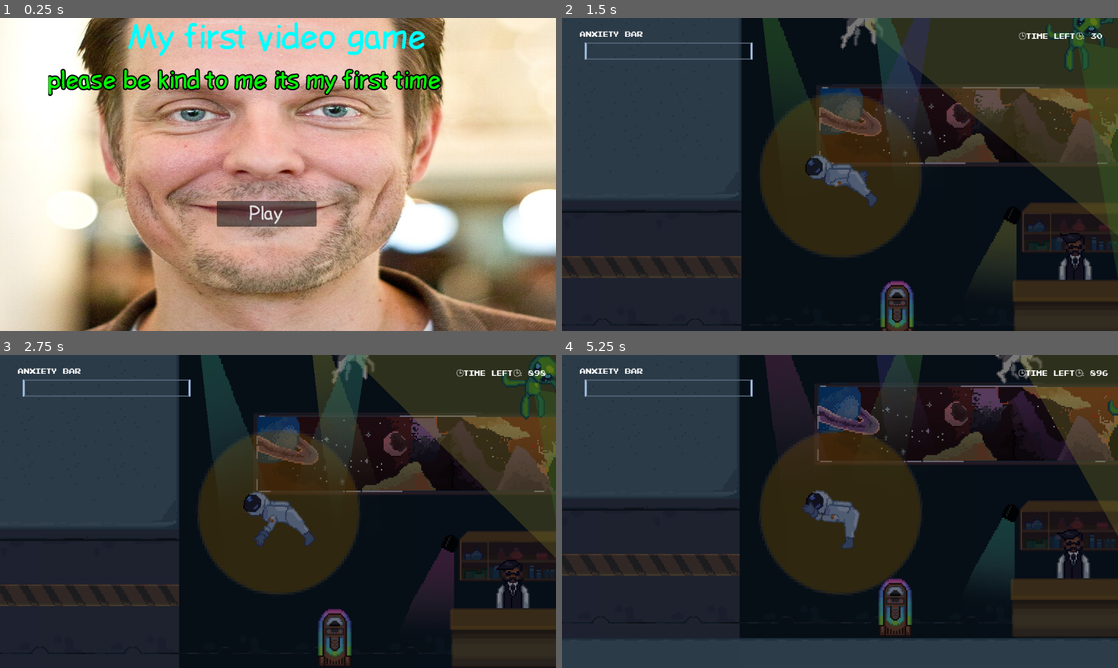
Above: before the commit, frames 1-4 (two rows, left to right).
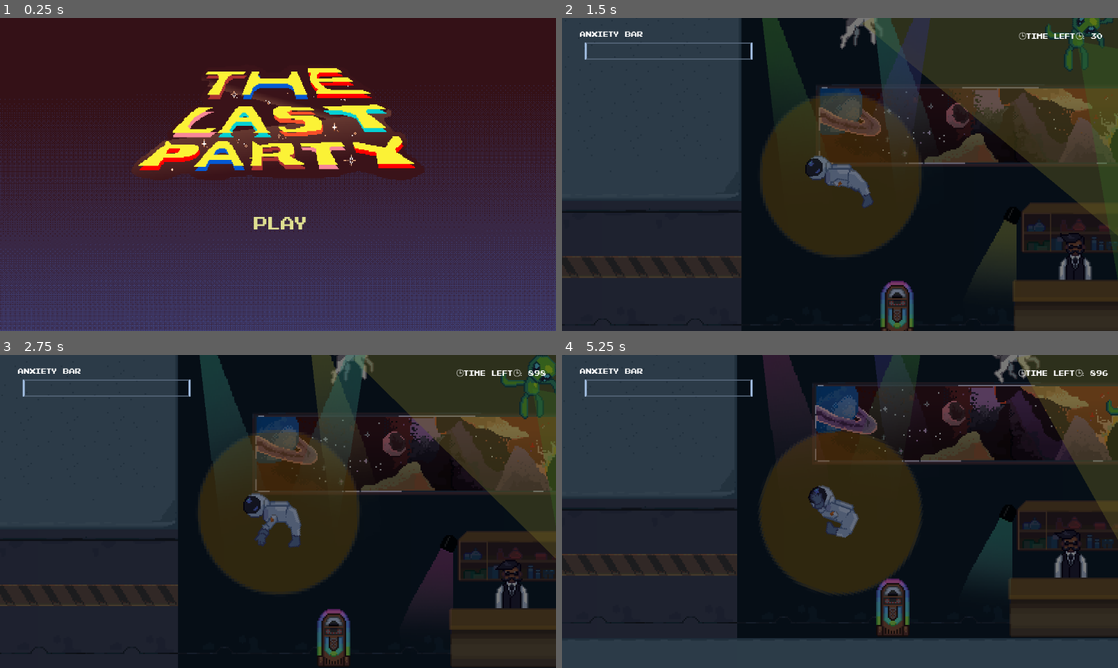
Above: after the commit, the same moments.

Repository: PiotrusWatson/last_party
Game: Godot game, scene res://worlds/main_menu.tscn
The game is run twice, just before and just after one commit, with the same random seed, the same clock (stepped at 60 frames per second) and the same inputs. This scene is started directly instead of the project's main scene.
Inputs (mouse positions are in pixels of both pictures, inside the frame that each line leads up to):
- Up to frame 1 (0.25 s): no input
- Up to frame 2 (1.5 s): click "Play" at 0.5 s; move the mouse to (962, 158) at 1.27 s; press the mouse at (962, 158) at 1.28 s
- Up to frame 3 (2.75 s): move the mouse to (166, 527) at 2.02 s; release the mouse at (166, 527) at 2.03 s; tap E (Interact) at 2.1 s
- Up to frame 4 (5.25 s): move the mouse to (895, 442) at 2.77 s; press the mouse at (895, 442) at 2.78 s; move the mouse to (812, 574) at 3.52 s; release the mouse at (812, 574) at 3.53 s; tap E (Interact) at 3.6, 5.1 s; move the mouse to (1006, 558) at 4.27 s; press the mouse at (1006, 558) at 4.28 s; move the mouse to (673, 464) at 5.02 s; release the mouse at (673, 464) at 5.03 s

The runs differ from the first frame. In frame 1, 99% of the frame differs, in the area x 0-100%, y 0-100%; in frame 2, 0.6%; in frame 3, 2.3%; in frame 4, 4.7%.

Commit message:
UI ready

Diff:
--- a/worlds/loss_screen.tscn
+++ b/worlds/loss_screen.tscn
@@ -1,14 +1,35 @@
-[gd_scene load_steps=5 format=3 uid="uid://cjcgdm6yxg63q"]
+[gd_scene load_steps=19 format=3 uid="uid://cjcgdm6yxg63q"]
 
 [ext_resource type="Theme" uid="uid://bmbeei5krtm0i" path="res://UI/placeholder_UI.tres" id="1_b1byf"]
-[ext_resource type="Texture2D" uid="uid://bf01mbjlhf7kb" path="res://sprites/placeholder/Sam_Lake-MichaelFörtsch.jpg" id="1_sdea4"]
 [ext_resource type="Script" path="res://worlds/menu.gd" id="2_p5lr4"]
+[ext_resource type="Texture2D" uid="uid://bmlf5oryjiluv" path="res://UI/MainMenuBG.png" id="3_63drj"]
+[ext_resource type="FontFile" uid="uid://b5bnvck7qd1tf" path="res://prefabs/partygoer/Pixel NES.otf" id="4_k78cg"]
+[ext_resource type="FontFile" uid="uid://d4nirmpkhfngg" path="res://UI/Fonts/pixel/Pixel NES.otf" id="5_f213s"]
+[ext_resource type="AudioStream" uid="uid://q5vgjiybmydh" path="res://Audio/sussy ambience.mp3" id="6_l54e3"]
 
-[sub_resource type="CanvasTexture" id="CanvasTexture_yi5n6"]
-diffuse_texture = ExtResource("1_sdea4")
-normal_texture = ExtResource("1_sdea4")
-specular_texture = ExtResource("1_sdea4")
-specular_color = Color(0.203922, 1, 1, 1)
+[sub_resource type="Theme" id="Theme_cc17t"]
+
+[sub_resource type="StyleBoxEmpty" id="StyleBoxEmpty_chmol"]
+
+[sub_resource type="StyleBoxEmpty" id="StyleBoxEmpty_ilmti"]
+
+[sub_resource type="StyleBoxEmpty" id="StyleBoxEmpty_baw6x"]
+
+[sub_resource type="StyleBoxEmpty" id="StyleBoxEmpty_fjqwl"]
+
+[sub_resource type="StyleBoxEmpty" id="StyleBoxEmpty_14a4m"]
+
+[sub_resource type="StyleBoxEmpty" id="StyleBoxEmpty_jo2tm"]
+
+[sub_resource type="StyleBoxEmpty" id="StyleBoxEmpty_4ysg3"]
+
+[sub_resource type="StyleBoxEmpty" id="StyleBoxEmpty_oarws"]
+
+[sub_resource type="StyleBoxEmpty" id="StyleBoxEmpty_anyhh"]
+
+[sub_resource type="StyleBoxEmpty" id="StyleBoxEmpty_nx42d"]
+
+[sub_resource type="StyleBoxEmpty" id="StyleBoxEmpty_c3rej"]
 
 [node name="LossScreen" type="Control"]
 layout_mode = 3
@@ -21,40 +42,45 @@
 script = ExtResource("2_p5lr4")
 
 [node name="TextureRect" type="TextureRect" parent="."]
+modulate = Color(0.270222, 0.270222, 0.270222, 1)
 layout_mode = 1
 anchors_preset = 15
 anchor_right = 1.0
 anchor_bottom = 1.0
 grow_horizontal = 2
 grow_vertical = 2
-texture = SubResource("CanvasTexture_yi5n6")
+texture = ExtResource("3_63drj")
 
 [node name="Title" type="Label" parent="."]
 layout_mode = 1
 anchors_preset = 5
 anchor_left = 0.5
 anchor_right = 0.5
-offset_left = -175.0
-offset_right = 175.0
-offset_bottom = 82.0
+offset_left = -193.0
+offset_top = 132.0
+offset_right = 231.0
+offset_bottom = 215.0
 grow_horizontal = 2
 theme = ExtResource("1_b1byf")
+theme_override_colors/font_color = Color(0.873448, 0.322225, 0.328327, 1)
+theme_override_fonts/font = ExtResource("4_k78cg")
 text = "Uh oh..........."
 
 [node name="Description" type="RichTextLabel" parent="."]
 layout_mode = 1
-anchors_preset = 4
-anchor_top = 0.5
-anchor_bottom = 0.5
-offset_left = 100.0
-offset_top = -224.0
-offset_right = 1000.0
-offset_bottom = 176.0
-grow_vertical = 2
-text = "you run out of the party, sweating profusely. u get on the first space bus back to your house, and sit in bed. sleep doesn't come. a once in a lifetime party, and here you are.
-eventually, sleep happens. the universe ends, right on schedule"
+offset_left = 291.0
+offset_top = 243.0
+offset_right = 1560.0
+offset_bottom = 1199.0
+scale = Vector2(0.5, 0.5)
+theme = SubResource("Theme_cc17t")
+theme_override_colors/default_color = Color(1, 1, 0.756863, 1)
+theme_override_fonts/normal_font = ExtResource("5_f213s")
+text = "you run out of the party, sweating profusely. You get on the first space bus back to your house, and sit in bed. sleep doesn't come. a once in a lifetime party, and here you are.
+eventually, you fall asleep. the universe ends, right on schedule"
 
 [node name="PlayAgain" type="Button" parent="."]
+texture_filter = 1
 layout_mode = 1
 anchors_preset = 7
 anchor_left = 0.5
@@ -67,6 +93,25 @@
 offset_bottom = -72.0
 grow_horizontal = 2
 grow_vertical = 0
+theme_override_colors/font_hover_color = Color(1, 1, 0, 1)
+theme_override_colors/font_pressed_color = Color(0.921609, 0, 0.274832, 1)
+theme_override_fonts/font = ExtResource("4_k78cg")
+theme_override_styles/focus = SubResource("StyleBoxEmpty_chmol")
+theme_override_styles/disabled_mirrored = SubResource("StyleBoxEmpty_ilmti")
+theme_override_styles/disabled = SubResource("StyleBoxEmpty_baw6x")
+theme_override_styles/hover_pressed_mirrored = SubResource("StyleBoxEmpty_fjqwl")
+theme_override_styles/hover_pressed = SubResource("StyleBoxEmpty_14a4m")
+theme_override_styles/hover_mirrored = SubResource("StyleBoxEmpty_jo2tm")
+theme_override_styles/hover = SubResource("StyleBoxEmpty_4ysg3")
+theme_override_styles/pressed_mirrored = SubResource("StyleBoxEmpty_oarws")
+theme_override_styles/pressed = SubResource("StyleBoxEmpty_anyhh")
+theme_override_styles/normal_mirrored = SubResource("StyleBoxEmpty_nx42d")
+theme_override_styles/normal = SubResource("StyleBoxEmpty_c3rej")
 text = "Play Again?"
+flat = true
+
+[node name="AudioStreamPlayer2D" type="AudioStreamPlayer2D" parent="."]
+stream = ExtResource("6_l54e3")
+autoplay = true
 
 [connection signal="pressed" from="PlayAgain" to="." method="_on_play_again_pressed"]
--- a/worlds/main_menu.tscn
+++ b/worlds/main_menu.tscn
@@ -1,14 +1,36 @@
-[gd_scene load_steps=5 format=3 uid="uid://b8gk5p5ua16q2"]
+[gd_scene load_steps=19 format=3 uid="uid://b8gk5p5ua16q2"]
 
 [ext_resource type="Theme" uid="uid://bmbeei5krtm0i" path="res://UI/placeholder_UI.tres" id="1_ihie8"]
 [ext_resource type="Script" path="res://worlds/menu.gd" id="2_00f0c"]
-[ext_resource type="Texture2D" uid="uid://bf01mbjlhf7kb" path="res://sprites/placeholder/Sam_Lake-MichaelFörtsch.jpg" id="3_bj6pp"]
+[ext_resource type="Texture2D" uid="uid://bmlf5oryjiluv" path="res://UI/MainMenuBG.png" id="3_1e12n"]
+[ext_resource type="Texture2D" uid="uid://bf4hle18twxlm" path="res://UI/logo.png" id="4_jiwy4"]
+[ext_resource type="FontFile" uid="uid://d4nirmpkhfngg" path="res://UI/Fonts/pixel/Pixel NES.otf" id="5_2y5i3"]
+[ext_resource type="AudioStream" uid="uid://bqh8ux18g7dkc" path="res://Audio/sus and bass.mp3" id="6_ipxkh"]
 
-[sub_resource type="CanvasTexture" id="CanvasTexture_yi5n6"]
-diffuse_texture = ExtResource("3_bj6pp")
-normal_texture = ExtResource("3_bj6pp")
-specular_texture = ExtResource("3_bj6pp")
-specular_color = Color(0.203922, 1, 1, 1)
+[sub_resource type="Theme" id="Theme_ertm5"]
+default_font = ExtResource("5_2y5i3")
+
+[sub_resource type="StyleBoxEmpty" id="StyleBoxEmpty_ngciv"]
+
+[sub_resource type="StyleBoxEmpty" id="StyleBoxEmpty_qjo6y"]
+
+[sub_resource type="StyleBoxEmpty" id="StyleBoxEmpty_f00yb"]
+
+[sub_resource type="StyleBoxEmpty" id="StyleBoxEmpty_61ryw"]
+
+[sub_resource type="StyleBoxEmpty" id="StyleBoxEmpty_1da3a"]
+
+[sub_resource type="StyleBoxEmpty" id="StyleBoxEmpty_6clg5"]
+
+[sub_resource type="StyleBoxEmpty" id="StyleBoxEmpty_fifbh"]
+
+[sub_resource type="StyleBoxEmpty" id="StyleBoxEmpty_36nc2"]
+
+[sub_resource type="StyleBoxEmpty" id="StyleBoxEmpty_w2tqx"]
+
+[sub_resource type="StyleBoxEmpty" id="StyleBoxEmpty_mavjg"]
+
+[sub_resource type="StyleBoxEmpty" id="StyleBoxEmpty_6a8ks"]
 
 [node name="MainMenu" type="Control"]
 layout_mode = 3
@@ -27,45 +49,56 @@
 anchor_bottom = 1.0
 grow_horizontal = 2
 grow_vertical = 2
-texture = SubResource("CanvasTexture_yi5n6")
+texture = ExtResource("3_1e12n")
 
-[node name="Title" type="Label" parent="."]
+[node name="Logo" type="TextureRect" parent="."]
+texture_filter = 1
 layout_mode = 1
-anchors_preset = 5
-anchor_left = 0.5
-anchor_right = 0.5
-offset_left = -175.0
-offset_right = 175.0
-offset_bottom = 82.0
+anchors_preset = 15
+anchor_right = 1.0
+anchor_bottom = 1.0
+offset_left = 266.0
+offset_top = -81.0
+offset_right = -263.0
+offset_bottom = -48.0
 grow_horizontal = 2
-theme = ExtResource("1_ihie8")
-text = "My first video game"
-
-[node name="Description" type="RichTextLabel" parent="."]
-layout_mode = 1
-anchors_preset = 4
-anchor_top = 0.5
-anchor_bottom = 0.5
-offset_left = 100.0
-offset_top = -224.0
-offset_right = 1000.0
-offset_bottom = 176.0
 grow_vertical = 2
-text = "please be kind to me its my first time"
+texture = ExtResource("4_jiwy4")
 
 [node name="PlayGame" type="Button" parent="."]
+modulate = Color(1, 1, 0.647059, 1)
+texture_filter = 1
 layout_mode = 1
 anchors_preset = 7
 anchor_left = 0.5
 anchor_top = 1.0
 anchor_right = 0.5
 anchor_bottom = 1.0
-offset_left = -127.0
-offset_top = -269.0
-offset_right = 80.0
-offset_bottom = -216.0
+offset_left = -98.0
+offset_top = -252.0
+offset_right = 109.0
+offset_bottom = -198.0
 grow_horizontal = 2
 grow_vertical = 0
+theme = SubResource("Theme_ertm5")
+theme_override_colors/font_hover_color = Color(1, 1, 0, 1)
+theme_override_colors/font_pressed_color = Color(0.945098, 0, 0.145098, 1)
+theme_override_styles/focus = SubResource("StyleBoxEmpty_ngciv")
+theme_override_styles/disabled_mirrored = SubResource("StyleBoxEmpty_qjo6y")
+theme_override_styles/disabled = SubResource("StyleBoxEmpty_f00yb")
+theme_override_styles/hover_pressed_mirrored = SubResource("StyleBoxEmpty_61ryw")
+theme_override_styles/hover_pressed = SubResource("StyleBoxEmpty_1da3a")
+theme_override_styles/hover_mirrored = SubResource("StyleBoxEmpty_6clg5")
+theme_override_styles/hover = SubResource("StyleBoxEmpty_fifbh")
+theme_override_styles/pressed_mirrored = SubResource("StyleBoxEmpty_36nc2")
+theme_override_styles/pressed = SubResource("StyleBoxEmpty_w2tqx")
+theme_override_styles/normal_mirrored = SubResource("StyleBoxEmpty_mavjg")
+theme_override_styles/normal = SubResource("StyleBoxEmpty_6a8ks")
 text = "Play"
+flat = true
+
+[node name="AudioStreamPlayer2D" type="AudioStreamPlayer2D" parent="."]
+stream = ExtResource("6_ipxkh")
+autoplay = true
 
 [connection signal="pressed" from="PlayGame" to="." method="_on_play_again_win_pressed"]
--- a/worlds/win_screen.tscn
+++ b/worlds/win_screen.tscn
@@ -1,14 +1,32 @@
-[gd_scene load_steps=5 format=3 uid="uid://bi6sejlkp5813"]
+[gd_scene load_steps=17 format=3 uid="uid://bi6sejlkp5813"]
 
 [ext_resource type="Theme" uid="uid://bmbeei5krtm0i" path="res://UI/placeholder_UI.tres" id="1_7t77x"]
-[ext_resource type="Texture2D" uid="uid://bf01mbjlhf7kb" path="res://sprites/placeholder/Sam_Lake-MichaelFörtsch.jpg" id="2_g5g7w"]
 [ext_resource type="Script" path="res://worlds/menu.gd" id="2_ivp2d"]
+[ext_resource type="Texture2D" uid="uid://bmlf5oryjiluv" path="res://UI/MainMenuBG.png" id="3_prokn"]
+[ext_resource type="FontFile" uid="uid://b5bnvck7qd1tf" path="res://prefabs/partygoer/Pixel NES.otf" id="4_iyvdg"]
+[ext_resource type="AudioStream" uid="uid://cxyppxjbem1rn" path="res://Audio/sussy beat.mp3" id="5_8w6qs"]
 
-[sub_resource type="CanvasTexture" id="CanvasTexture_yi5n6"]
-diffuse_texture = ExtResource("2_g5g7w")
-normal_texture = ExtResource("2_g5g7w")
-specular_texture = ExtResource("2_g5g7w")
-specular_color = Color(0.203922, 1, 1, 1)
+[sub_resource type="StyleBoxEmpty" id="StyleBoxEmpty_bmold"]
+
+[sub_resource type="StyleBoxEmpty" id="StyleBoxEmpty_pb1c0"]
+
+[sub_resource type="StyleBoxEmpty" id="StyleBoxEmpty_sx3ie"]
+
+[sub_resource type="StyleBoxEmpty" id="StyleBoxEmpty_pa3ck"]
+
+[sub_resource type="StyleBoxEmpty" id="StyleBoxEmpty_k6vc6"]
+
+[sub_resource type="StyleBoxEmpty" id="StyleBoxEmpty_vmgvb"]
+
+[sub_resource type="StyleBoxEmpty" id="StyleBoxEmpty_6r6xf"]
+
+[sub_resource type="StyleBoxEmpty" id="StyleBoxEmpty_eef4n"]
+
+[sub_resource type="StyleBoxEmpty" id="StyleBoxEmpty_1rx37"]
+
+[sub_resource type="StyleBoxEmpty" id="StyleBoxEmpty_1361a"]
+
+[sub_resource type="StyleBoxEmpty" id="StyleBoxEmpty_aox7j"]
 
 [node name="WinScreen" type="Control"]
 layout_mode = 3
@@ -27,45 +45,69 @@
 anchor_bottom = 1.0
 grow_horizontal = 2
 grow_vertical = 2
-texture = SubResource("CanvasTexture_yi5n6")
+texture = ExtResource("3_prokn")
 
 [node name="Title" type="Label" parent="."]
 layout_mode = 1
 anchors_preset = 5
 anchor_left = 0.5
 anchor_right = 0.5
-offset_left = -175.0
-offset_right = 175.0
-offset_bottom = 82.0
+offset_left = -369.0
+offset_top = 168.0
+offset_right = 1095.0
+offset_bottom = 297.0
 grow_horizontal = 2
+scale = Vector2(0.5, 0.5)
 theme = ExtResource("1_7t77x")
-text = "U did it!"
+theme_override_fonts/font = ExtResource("4_iyvdg")
+text = "You survived the last party!"
+horizontal_alignment = 1
 
 [node name="Description" type="RichTextLabel" parent="."]
 layout_mode = 1
-anchors_preset = 4
-anchor_top = 0.5
-anchor_bottom = 0.5
-offset_left = 100.0
-offset_top = -224.0
-offset_right = 1000.0
-offset_bottom = 176.0
-grow_vertical = 2
-text = "you lasted the entire party! taking a deep breath, u watch as the final star goes out. everyone cheers. you wonder why you did this "
+offset_left = 325.0
+offset_top = 252.0
+offset_right = 1248.0
+offset_bottom = 674.0
+scale = Vector2(0.6, 0.6)
+theme_override_colors/default_color = Color(1, 1, 0.752941, 1)
+theme_override_colors/font_outline_color = Color(0, 0, 0, 0)
+theme_override_fonts/normal_font = ExtResource("4_iyvdg")
+text = "you lasted the entire party! taking a deep breath, you watch as the final star goes out. everyone cheers. "
 
 [node name="PlayAgainWin" type="Button" parent="."]
+texture_filter = 1
 layout_mode = 1
 anchors_preset = 7
 anchor_left = 0.5
 anchor_top = 1.0
 anchor_right = 0.5
 anchor_bottom = 1.0
-offset_left = -127.0
-offset_top = -269.0
-offset_right = 80.0
-offset_bottom = -216.0
+offset_left = -184.0
+offset_top = -179.0
+offset_right = 140.0
+offset_bottom = -125.0
 grow_horizontal = 2
 grow_vertical = 0
+theme_override_colors/font_hover_color = Color(1, 1, 0, 1)
+theme_override_colors/font_pressed_color = Color(1, 0, 0.227451, 1)
+theme_override_fonts/font = ExtResource("4_iyvdg")
+theme_override_styles/focus = SubResource("StyleBoxEmpty_bmold")
+theme_override_styles/disabled_mirrored = SubResource("StyleBoxEmpty_pb1c0")
+theme_override_styles/disabled = SubResource("StyleBoxEmpty_sx3ie")
+theme_override_styles/hover_pressed_mirrored = SubResource("StyleBoxEmpty_pa3ck")
+theme_override_styles/hover_pressed = SubResource("StyleBoxEmpty_k6vc6")
+theme_override_styles/hover_mirrored = SubResource("StyleBoxEmpty_vmgvb")
+theme_override_styles/hover = SubResource("StyleBoxEmpty_6r6xf")
+theme_override_styles/pressed_mirrored = SubResource("StyleBoxEmpty_eef4n")
+theme_override_styles/pressed = SubResource("StyleBoxEmpty_1rx37")
+theme_override_styles/normal_mirrored = SubResource("StyleBoxEmpty_1361a")
+theme_override_styles/normal = SubResource("StyleBoxEmpty_aox7j")
 text = "Play Again?"
+flat = true
+
+[node name="AudioStreamPlayer2D" type="AudioStreamPlayer2D" parent="."]
+stream = ExtResource("5_8w6qs")
+autoplay = true
 
 [connection signal="pressed" from="PlayAgainWin" to="." method="_on_play_again_win_pressed"]
Binary file added: UI/MainMenuBG.png
Not shown, added: UI/MainMenuBG.png.import
Binary file added: UI/logo.png
Not shown, added: UI/logo.png.import
Not shown: 1 places in worlds/tutorial_scene.tscn that only renumber resources
